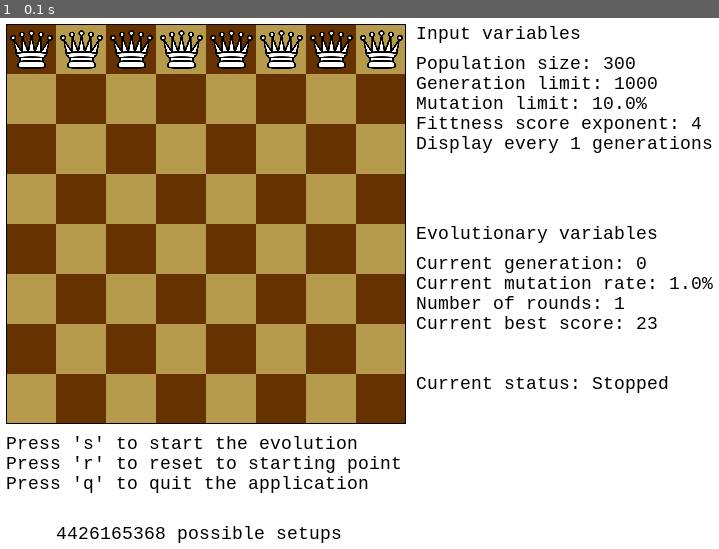
Above: before the commit, frame 1.
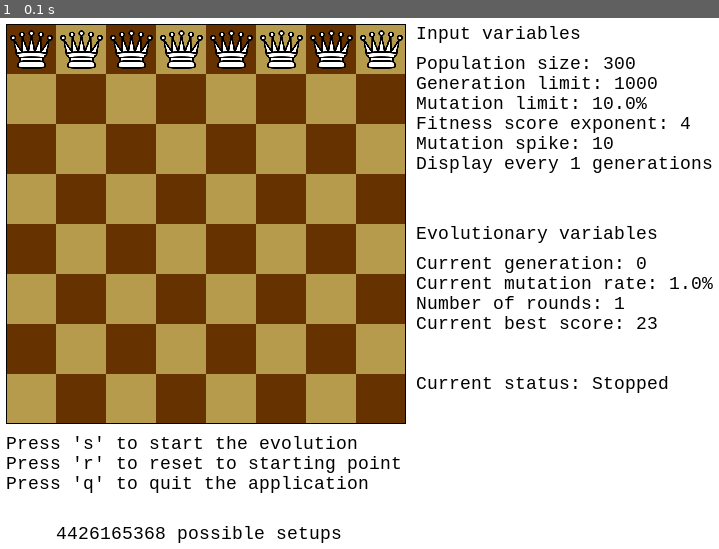
Above: after the commit, the same moment.

Repository: denes-panta/Code
Game: pygame game, started from Genetic Algorithms/8Queens/8Queens.py
Two runs of this game, one before a commit and one after it. Both use one fixed random seed, a clock stepped at 60 frames per second and the inputs below.
Inputs:
- Up to frame 1 (0.1 s): no input

The runs differ from the first frame. In frame 1, 1.1% of the frame differs, in the area x 57-100%, y 18-30%.

Commit message:
Eight Queens Chess Problem with Genetic Algorithm

Diff:
--- a/Genetic Algorithms/8Queens/8Queens.py
+++ b/Genetic Algorithms/8Queens/8Queens.py
@@ -149,7 +149,7 @@
             #The actual evolutions
             if self.done == False and self.start == True:
 
-                #Create new population and calculate fittness scores and muta-rate
+                #Create new population and calculate fitness scores and muta-rate
                 self.mutation_rate()
                 self.population = self.crossover()
                 self.scores = self.calc_scores()
@@ -224,7 +224,7 @@
         for x in range(1, self.boardLength+1):
             self.centers.append(x*self.size)
 
-    #Create the first population and calculate the fittness scores
+    #Create the first population and calculate the fitness scores
     def init_pop(self):
         self.population = []
 
@@ -368,6 +368,8 @@
             else:
                 self.mutaspike += int(math.floor(self.n / self.max_spike))
             self.mutation = self.prob_27 * (self.n / self.mutaspike)
+            if self.mutation > 1:
+                self.mutation = 1
 
     #Status label
     def status_label(self, status):
@@ -445,15 +447,20 @@
                                     (self.BLACK))
         self.screen.blit(l_mutalim, (460, 120))
 
-        l_exp = self.fnt.render("Fittness score exponent: %d" % (self.exp),
+        l_exp = self.fnt.render("Fitness score exponent: %d" % (self.exp),
                                    True,
                                    (self.BLACK))
         self.screen.blit(l_exp, (460, 140))
 
+        l_spike = self.fnt.render("Mutation spike: %d" % (self.max_spike),
+                                   True,
+                                   (self.BLACK))
+        self.screen.blit(l_spike, (460, 160))
+
         l_mutalim = self.fnt.render("Display every %d generations" % (self.display_generation),
                                     True,
                                     (self.BLACK))
-        self.screen.blit(l_mutalim, (460, 160))
+        self.screen.blit(l_mutalim, (460, 180))
 
         l_evol = self.fnt.render("Evolutionary variables",
                                  True,
